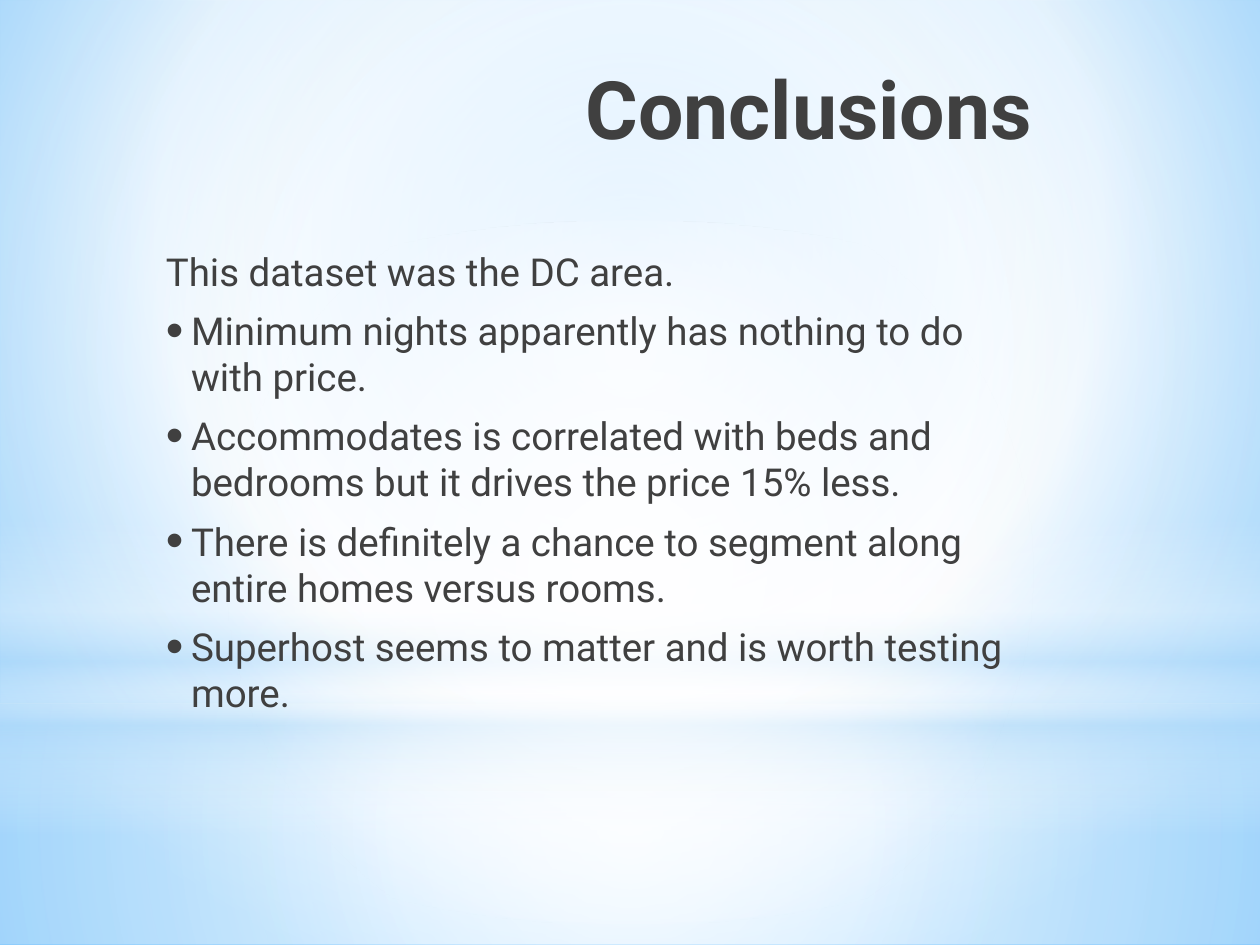
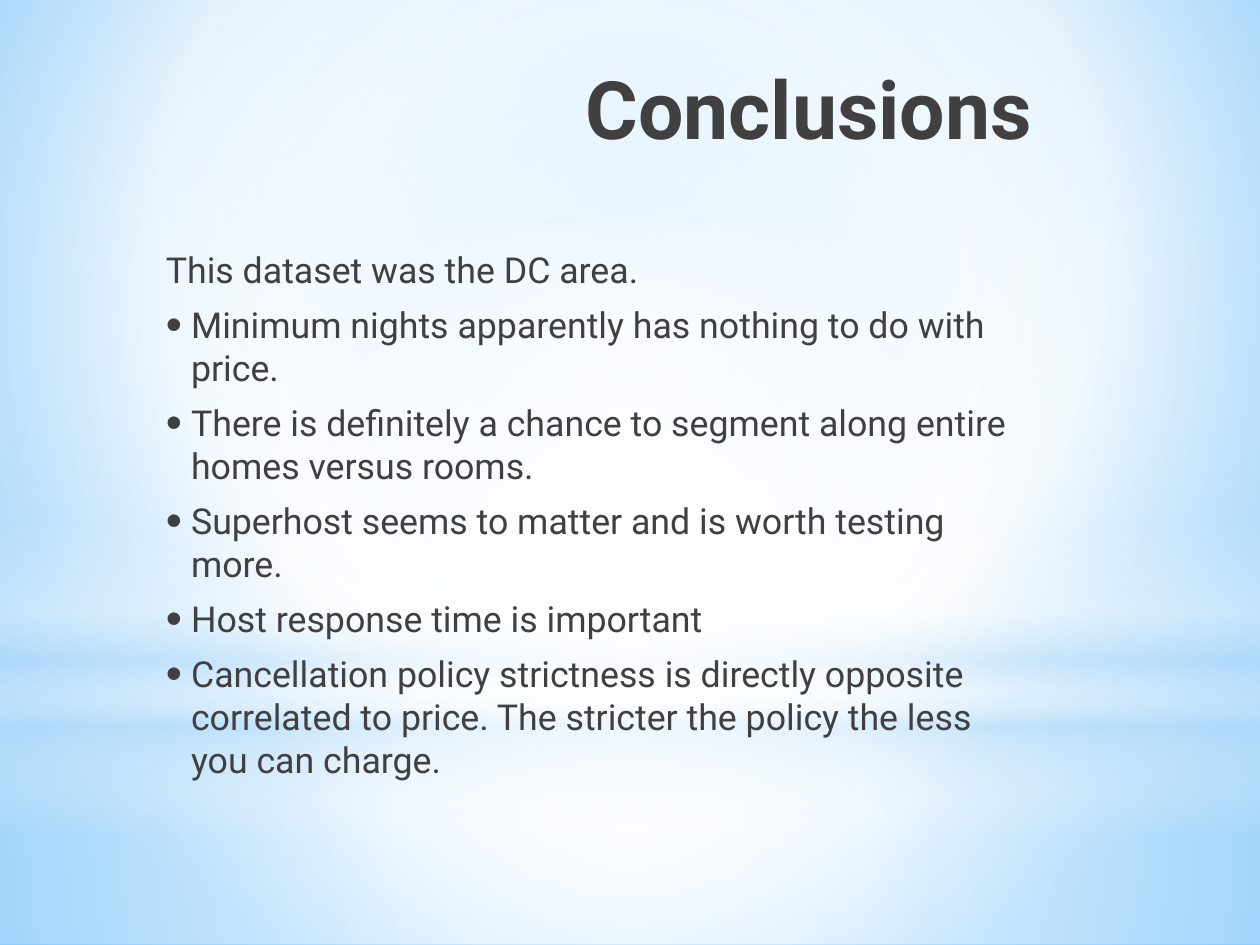
Before and after one commit to parmetd/Project-3-Airbnb-Pricing, a slide deck: slide 9 of Project 3 Presentation.pptx. Drawn at 1260x945 pixels with LibreOffice and Linux fonts; fonts in the diff are those of the drawing. Boxes give left, top, right and bottom in pixels: in the first picture for what was removed or moved away, otherwise in the second. Text is boxed around its words. In the diff, an @@ line names an element or a change of style, - is before the commit and + after.

Commit message:
presentation updated

```diff
--- a/Project 3 Presentation.pptx
+++ b/Project 3 Presentation.pptx
@@ text at [166, 256, 1006, 578]: size 22 to 20.4 pt in "This dataset was the DC area.", "Minimum nights apparently has nothing to do ...", "There is definitely a chance to segment ...", "Superhost seems to matter and is worth ..." @@
@@ text at [191, 421, 932, 504]: paragraph removed @@
-• Accommodates is correlated with beds and bedrooms but it drives the price 15% less.
@@ text at [191, 606, 971, 738]: paragraphs added @@
+• Host response time is important
+• Cancellation policy strictness is directly opposite correlated to price. The stricter the policy the less you can charge.
```
